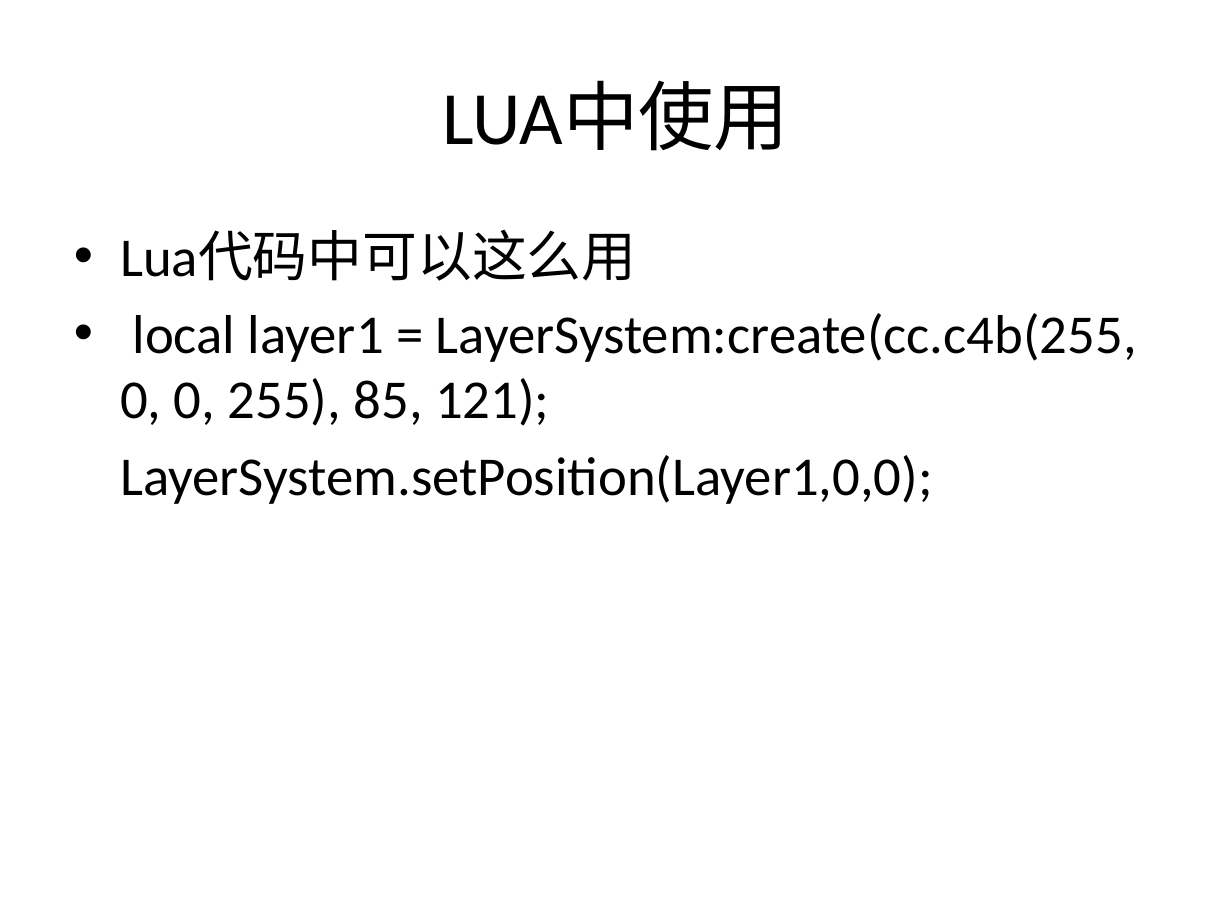
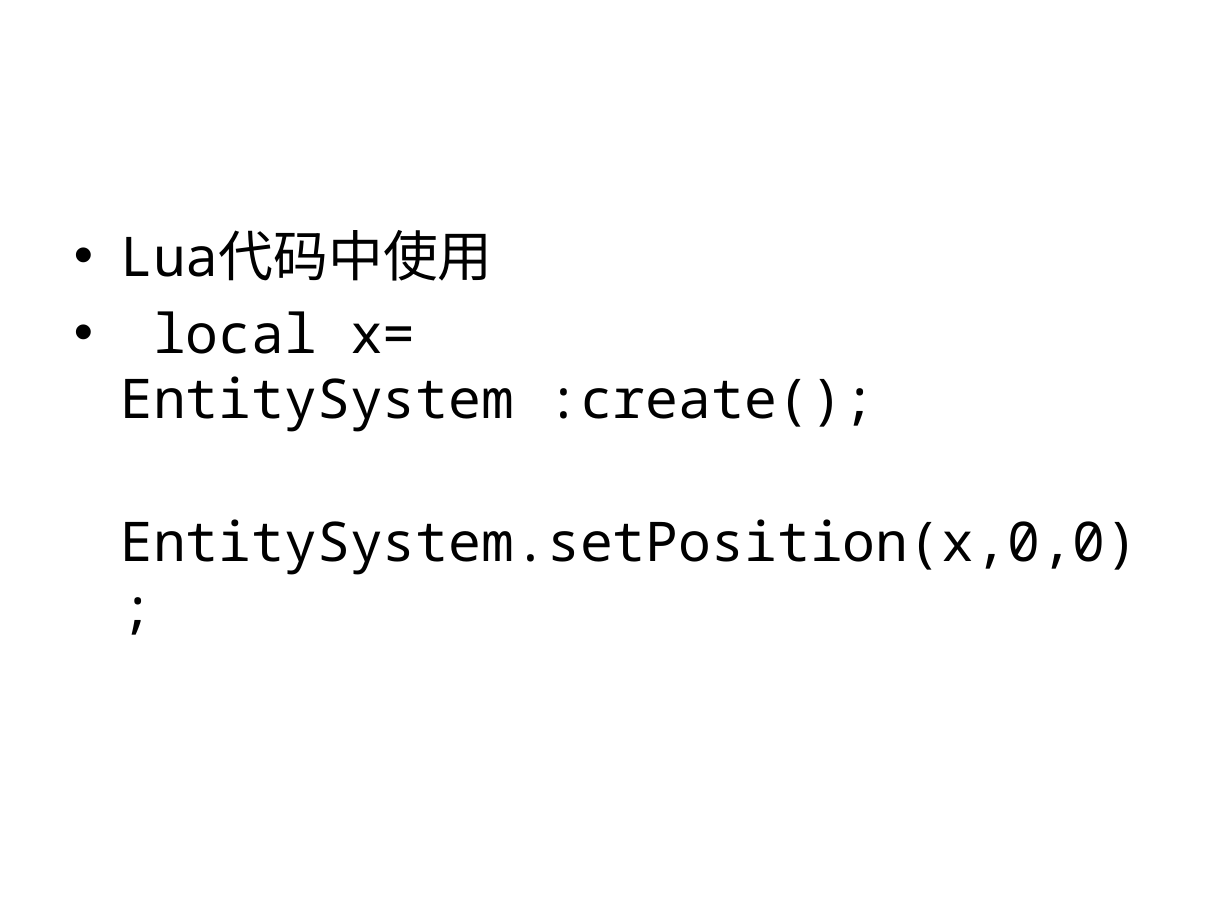
Before and after one commit to henryfung01/StreetFighter, a slide deck: slide 34 of Doc/lua1.pptx (slide 31 before the commit). Drawn at 1232x924 pixels with LibreOffice and Linux fonts; fonts in the diff are those of the drawing; background and template pictures are left out. Boxes give left, top, right and bottom in pixels: in the first picture for what was removed or moved away, otherwise in the second. Text is boxed around its words. In the diff, an @@ line names an element or a change of style, - is before the commit and + after.

```diff
--- a/Doc/lua1.pptx
+++ b/Doc/lua1.pptx
@@ title at (x1=443, y1=81, x2=789, y2=151): text changed; font Calibri to Roboto; text colour #000000 to #FFFFFF @@
-LUA中使用
+Light userdata
@@ text at (x1=120, y1=230, x2=1139, y2=575): text changed; font Calibri to Noto Sans Mono @@
-• Lua代码中可以这么用
-• local layer1 = LayerSystem:create(cc.c4b(255, 0, 0, 255), 85, 121);
-LayerSystem.setPosition(Layer1,0,0);
+• Lua代码中使用
+• local x= EntitySystem :create();
+EntitySystem.setPosition(x,0,0);
```
Also in this commit, not shown: 37 other slides changed, 4 slides added, 11 slides removed, 1 other file.
